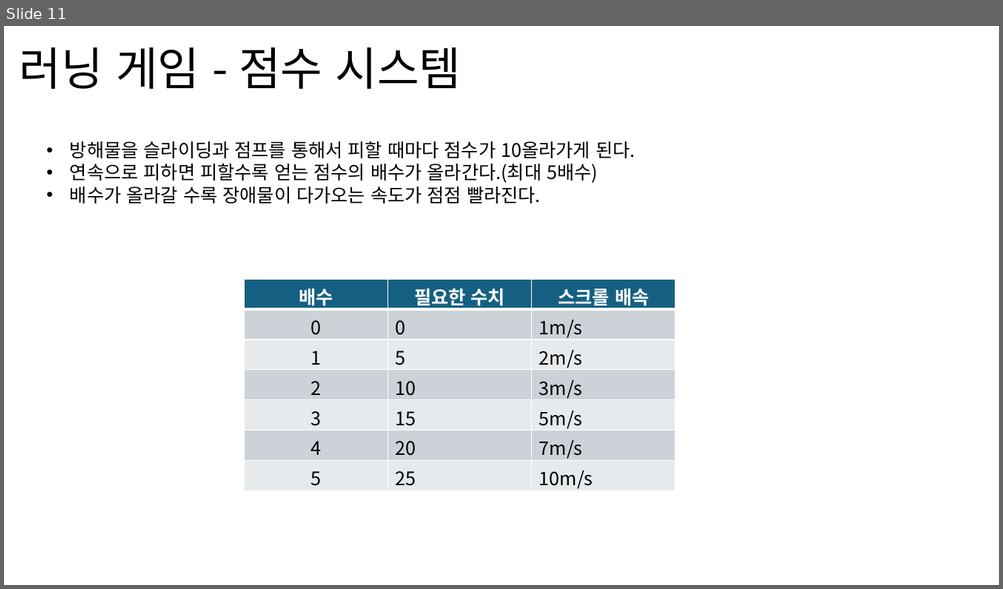
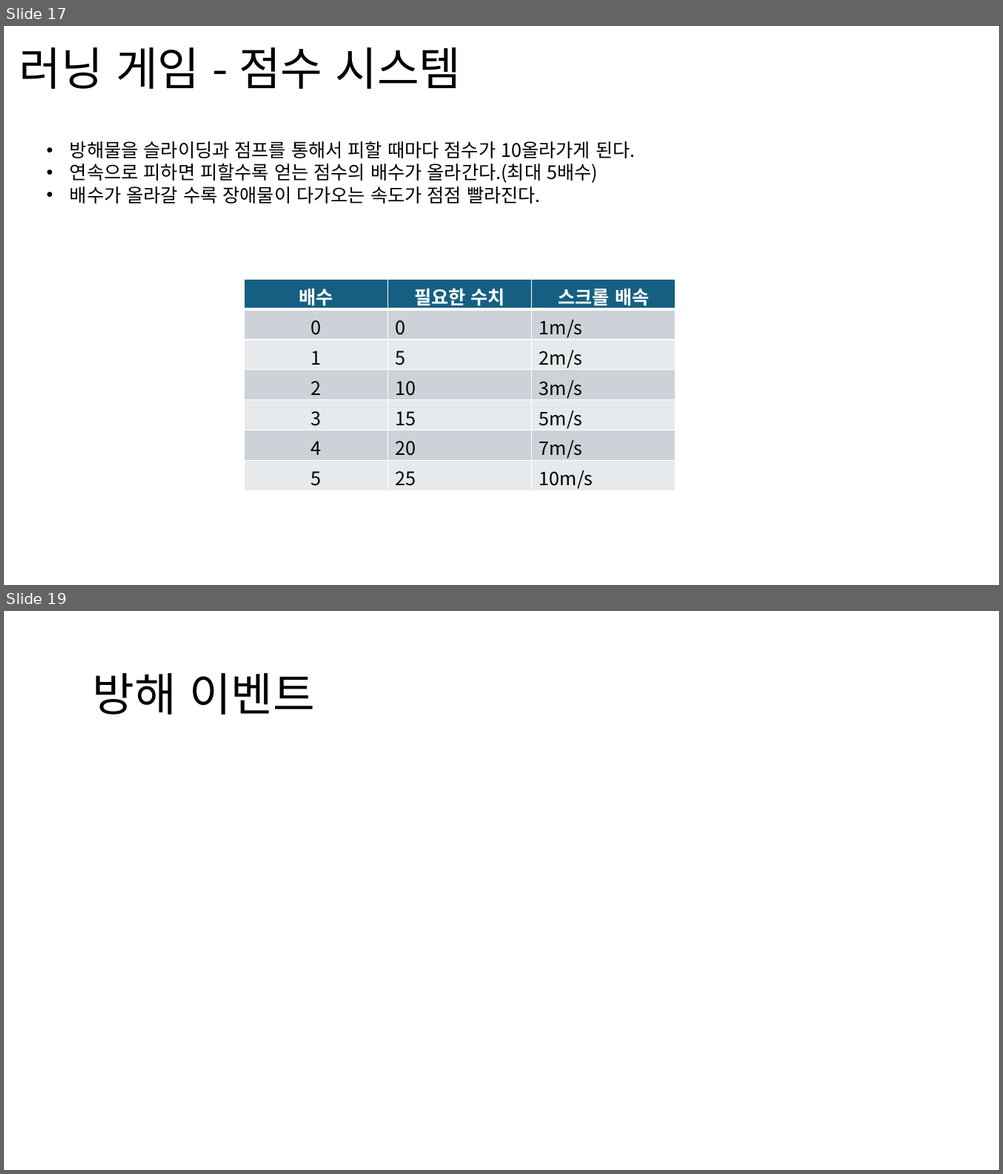
Before and after one commit to weariness00/Mandle_10Minute_Game, a slide deck: document/Please Leave me alone!.pptx. Shown one above the other, each under a label of ours: slide 11 before the commit, slides 17 and 19 after it; the slides between them are not shown. The pictures are 1003x589 and 1003x1174 pixels, drawn with LibreOffice and Linux fonts; fonts in the diff are those of the drawing. Boxes give left, top, right and bottom in pixels: in the first picture for what was removed or moved away, otherwise in the second. Text is boxed around its words. In the diff, an @@ line names an element or a change of style, - is before the commit and + after.

Commit message:
20250201_기획서_update
- 방해 이벤트 예시틀 작성
- 러닝게임(미니 게임) 작성 완료

```diff
--- a/document/Please Leave me alone!.pptx
+++ b/document/Please Leave me alone!.pptx
@@ slide 19 added at (x1=4, y1=611, x2=999, y2=1170), background #FFFFFF @@
@@ title added at (x1=93, y1=673, x2=315, y2=715), 44 pt, text #000000 @@
+방해 이벤트
@@ what was slide 11 is now slide 17 @@
```
Also in this commit, not shown: 5 slides changed, 3 other slides added.
